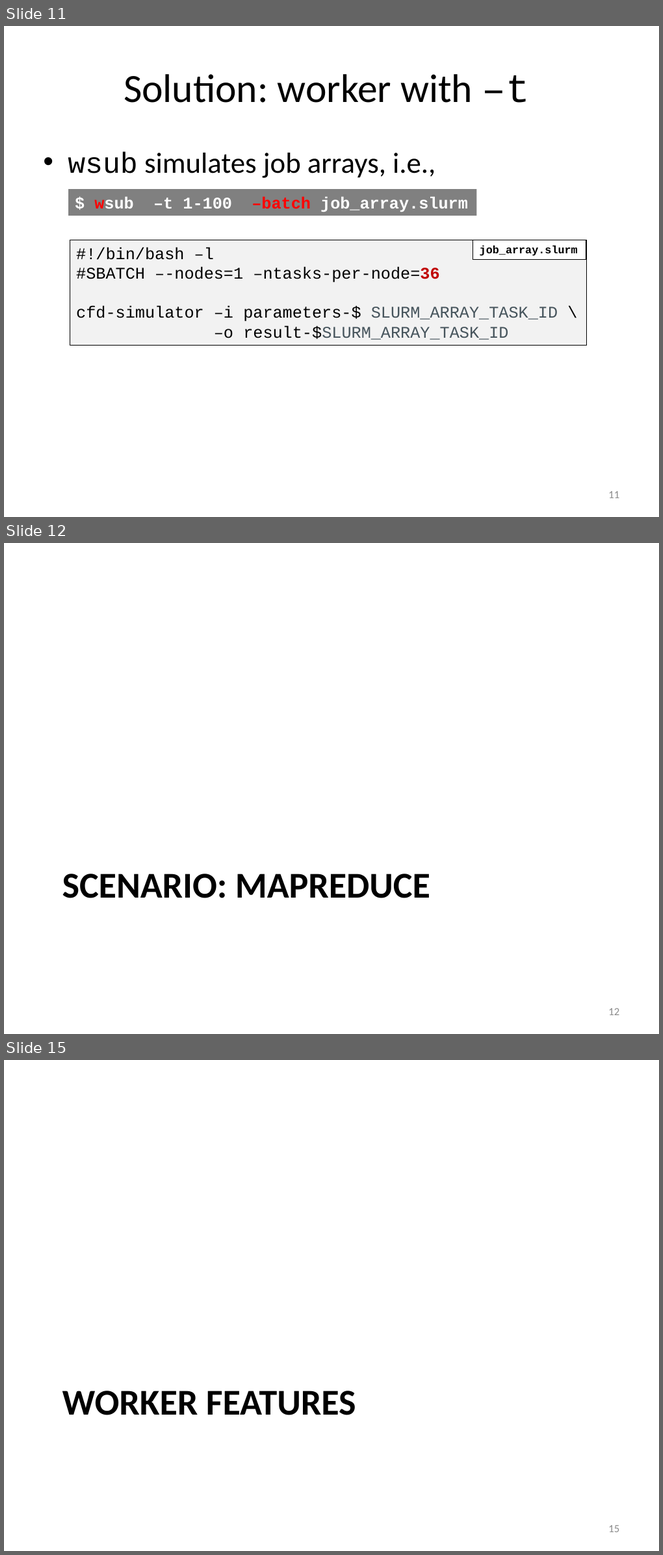
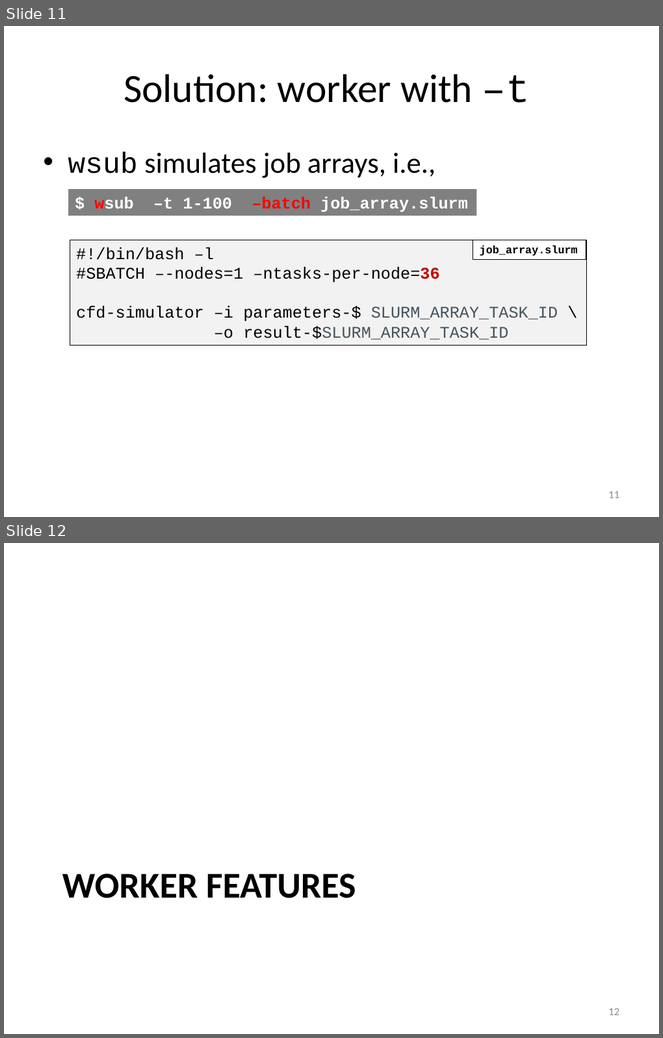
Before and after one commit to gjbex/worker-and-atools, a slide deck: worker_atools.pptx. Shown one above the other, each under a label of ours: slides 11, 12 and 15 before the commit, slides 11 and 12 after it; the slides between them are not shown. The pictures are 663x1555 and 663x1038 pixels, drawn with LibreOffice and Linux fonts; fonts in the diff are those of the drawing. Boxes give left, top, right and bottom in pixels: in the first picture for what was removed or moved away, otherwise in the second. Text is boxed around its words. In the diff, an @@ line names an element or a change of style, - is before the commit and + after.

```diff
--- a/worker_atools.pptx
+++ b/worker_atools.pptx
@@ slide 12 removed at (4, 543, 659, 1034), background #FFFFFF @@
@@ title removed at (62, 874, 430, 899) @@
-SCENARIO: MAPREDUCE
@@ page number removed at (608, 1008, 620, 1016) @@
-12
@@ what was slide 15 is now slide 12 @@
@@ page number at (608, 1008, 620, 1016): text changed @@
-15
+12
```
Also in this commit, not shown: 11 slides changed, 2 other slides removed.
